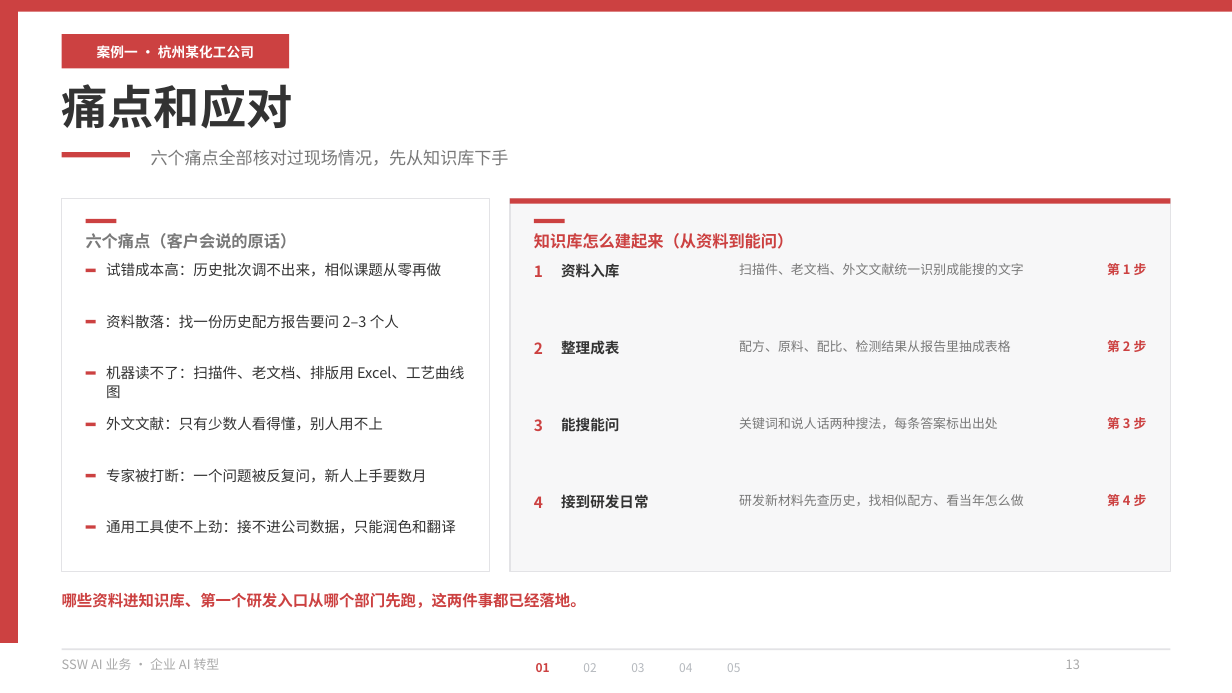
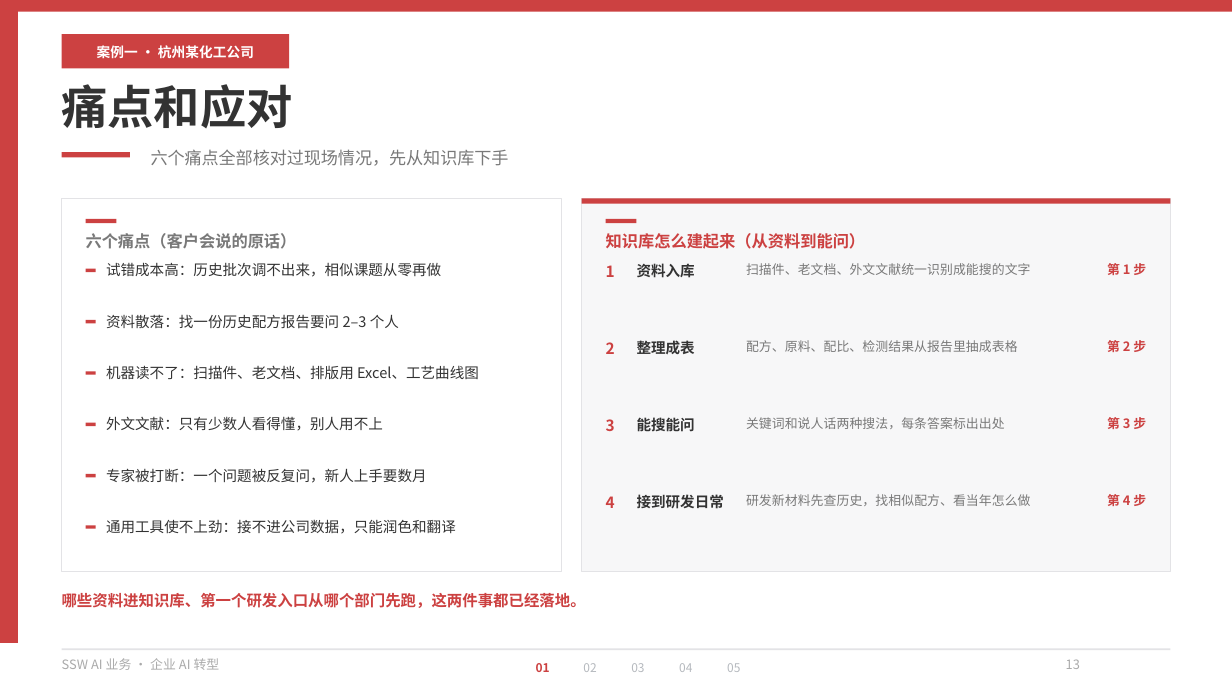
Before and after one commit to hveraus/ssw-business, a slide deck: slide 13 of SSW AI 业务_v2/SSW AI 业务_v3.pptx. Drawn at 1232x693 pixels with LibreOffice and Linux fonts; fonts in the diff are those of the drawing. Boxes give left, top, right and bottom in pixels: in the first picture for what was removed or moved away, otherwise in the second. Text is boxed around its words. In the diff, an @@ line names an element or a change of style, - is before the commit and + after.

```diff
--- a/SSW AI 业务_v2/SSW AI 业务_v3.pptx
+++ b/SSW AI 业务_v2/SSW AI 业务_v3.pptx
@@ rectangle: place and size @@
-rectangle at (62,198,489,572)
+rectangle at (62,198,562,572)
@@ rectangle: place and size @@
-rectangle at (510,198,1170,572)
+rectangle at (582,198,1170,572)
@@ rectangle: place and size @@
-rectangle at (510,198,1170,203)
+rectangle at (582,198,1170,203)
@@ text "知识库怎么建起来（从资料到能问）": place and size @@
-text "知识库怎么建起来（从资料到能问）" at (534,233,794,249)
+text "知识库怎么建起来（从资料到能问）" at (606,233,866,249)
@@ 4 texts, 1 rectangle: place and size @@
-4 texts, 1 rectangle at (533,219,564,508)
+4 texts, 1 rectangle at (606,219,637,508)
@@ text "资料入库": place and size @@
-text "资料入库" at (561,263,619,278)
+text "资料入库" at (637,263,695,278)
@@ text "扫描件、老文档、外文文献统一识别成能搜的文字": place and size @@
-text "扫描件、老文档、外文文献统一识别成能搜的文字" at (739,263,1024,275)
+text "扫描件、老文档、外文文献统一识别成能搜的文字" at (746,263,1031,275)
@@ text "整理成表": place and size @@
-text "整理成表" at (561,339,619,358)
+text "整理成表" at (637,339,695,358)
@@ text "配方、原料、配比、检测结果从报告里抽成表格": place and size @@
-text "配方、原料、配比、检测结果从报告里抽成表格" at (739,340,1011,352)
+text "配方、原料、配比、检测结果从报告里抽成表格" at (746,340,1018,352)
@@ text "机器读不了：扫描件、老文档、排版用 Excel、工艺曲线图" rewrapped from (106,365,464,398) to (106,365,479,379) @@
@@ text "能搜能问": place and size @@
-text "能搜能问" at (561,418,619,431)
+text "能搜能问" at (637,418,695,431)
@@ text "关键词和说人话两种搜法，每条答案标出出处": place and size @@
-text "关键词和说人话两种搜法，每条答案标出出处" at (739,417,998,429)
+text "关键词和说人话两种搜法，每条答案标出出处" at (746,417,1005,429)
@@ text "接到研发日常": place and size @@
-text "接到研发日常" at (561,494,648,508)
+text "接到研发日常" at (637,494,724,508)
@@ text "研发新材料先查历史，找相似配方、看当年怎么做": place and size @@
-text "研发新材料先查历史，找相似配方、看当年怎么做" at (739,494,1023,506)
+text "研发新材料先查历史，找相似配方、看当年怎么做" at (746,494,1030,506)
```
Also in this commit, not shown: 30 other slides changed, 1 slide added, 4 other files.
